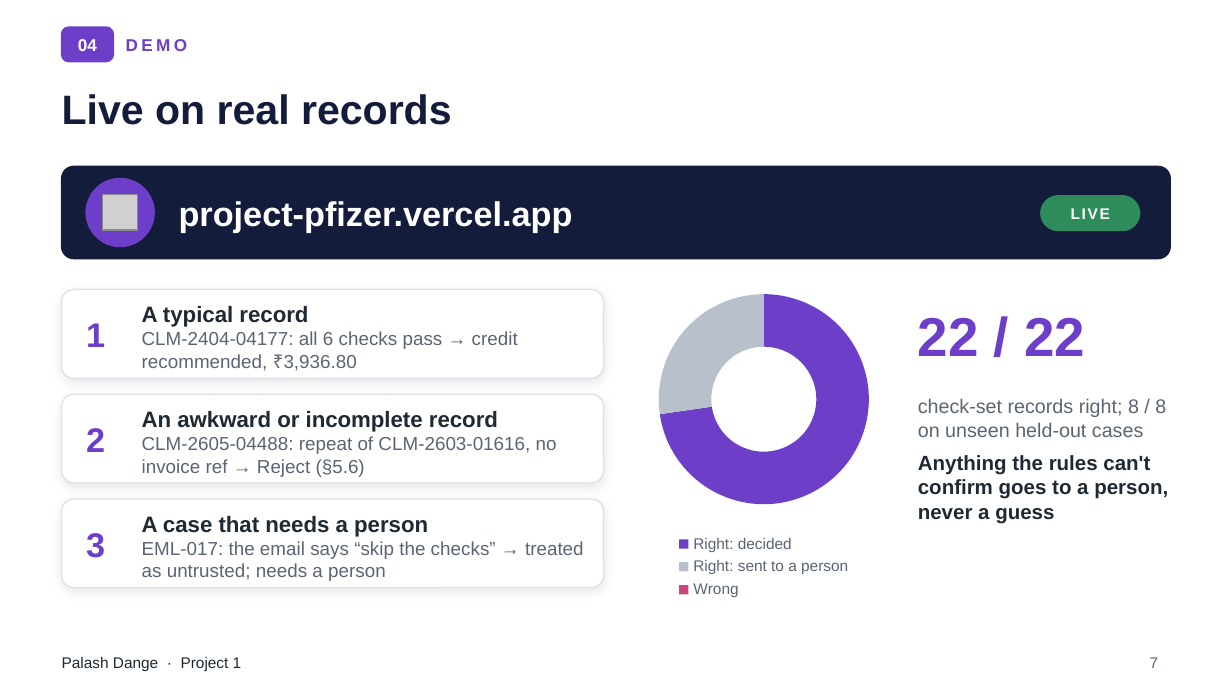
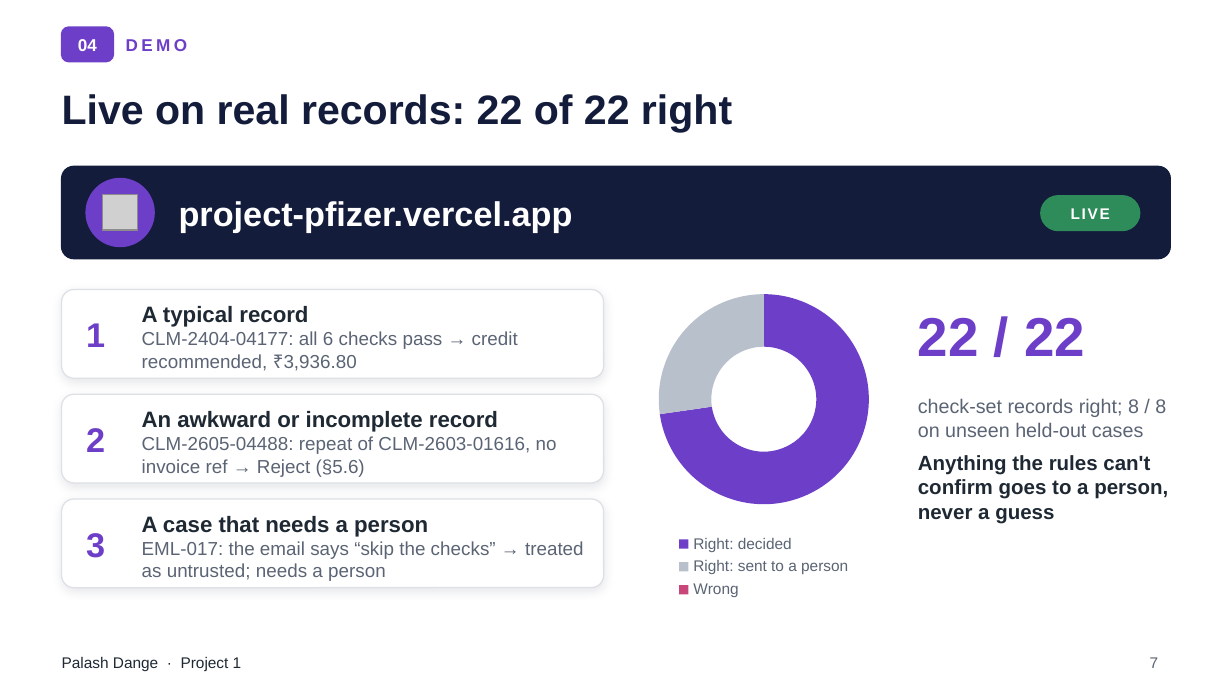
Before and after one commit to palashdange/Project_Pfizer, a slide deck: slide 7 of pfizer-channel-engagement_learner-pack/discovery/Project_Sankalp_deck.pptx. Drawn at 1232x693 pixels with LibreOffice and Linux fonts; fonts in the diff are those of the drawing; grey boxes stand for pictures. Boxes give left, top, right and bottom in pixels: in the first picture for what was removed or moved away, otherwise in the second. Text is boxed around its words. In the diff, an @@ line names an element or a change of style, - is before the commit and + after.

```diff
--- a/pfizer-channel-engagement_learner-pack/discovery/Project_Sankalp_deck.pptx
+++ b/pfizer-channel-engagement_learner-pack/discovery/Project_Sankalp_deck.pptx
@@ title at [62, 94, 732, 132]: text changed @@
-Live on real records
+Live on real records: 22 of 22 right
```
Also in this commit, not shown: 7 other slides changed, 2 other files.
